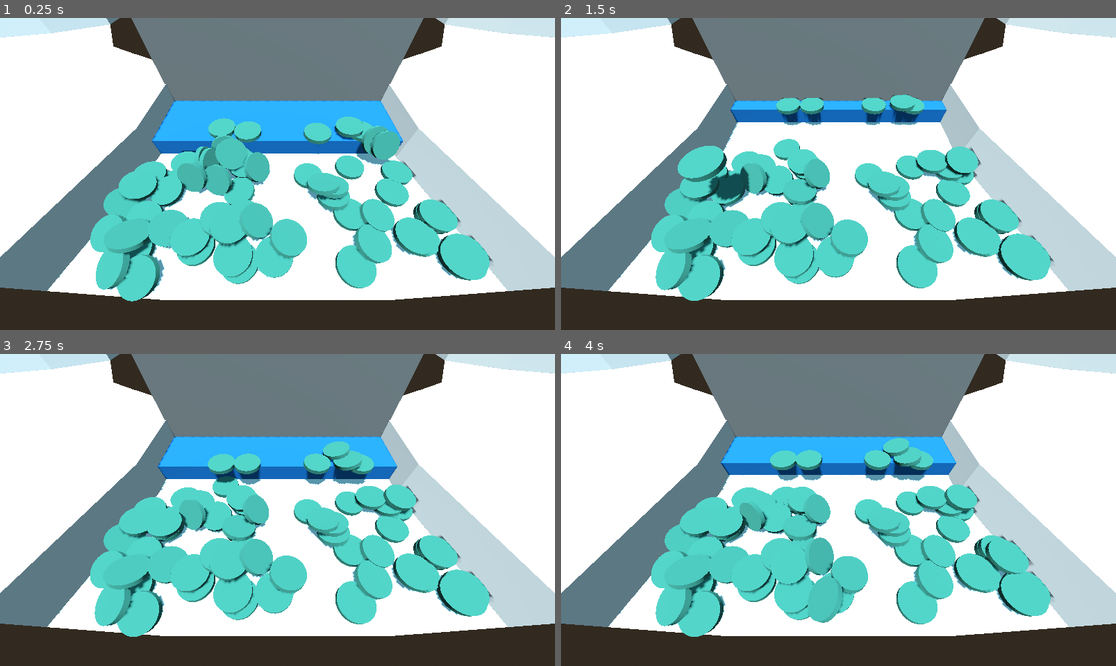
Above: before the commit, frames 1-4 (two rows, left to right).
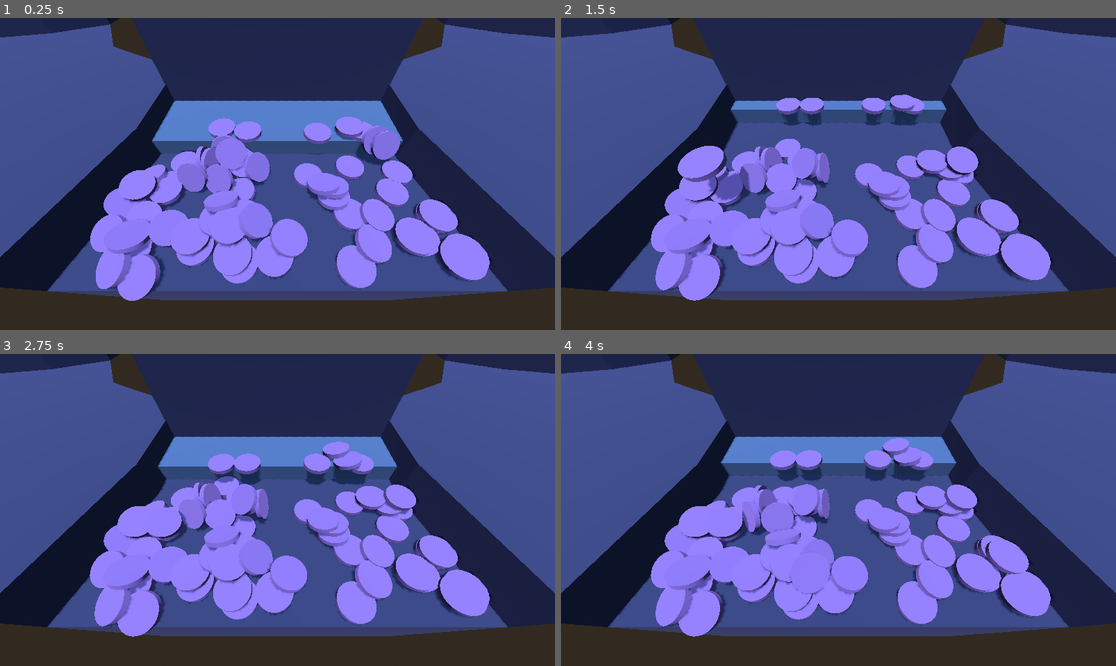
Above: after the commit, the same moments.

Repository: kennethbchen/Coin-Pusher-Game
Game: Godot game, scene res://Game.tscn
Two runs of this game, one before a commit and one after it. Both use one fixed random seed, a clock stepped at 60 frames per second and the inputs below.
Inputs (mouse positions are in pixels of both pictures, inside the frame that each line leads up to):
- Up to frame 1 (0.25 s): no input
- Up to frame 2 (1.5 s): move the mouse to (960, 158) at 0.52 s; press the mouse at (960, 158) at 0.53 s; move the mouse to (727, 189) at 1.27 s; release the mouse at (727, 189) at 1.28 s; click (727, 189) at 1.35 s
- Up to frame 3 (2.75 s): move the mouse to (333, 441) at 2.02 s; press the mouse at (333, 441) at 2.03 s
- Up to frame 4 (4 s): move the mouse to (810, 572) at 2.77 s; release the mouse at (810, 572) at 2.78 s; click (810, 572) at 2.85 s; move the mouse to (1005, 556) at 3.52 s; press the mouse at (1005, 556) at 3.53 s

The runs differ from the first frame. In frame 1, 88% of the frame differs, in the area x 0-100%, y 0-91%; in frame 2, 88%; in frame 3, 88%; in frame 4, 88%.

Commit message:
Changed colors

Diff:
--- a/Game.tscn
+++ b/Game.tscn
@@ -6,6 +6,7 @@
 [ext_resource type="Script" path="res://Scripts/BoxArea.gd" id="3_ly35t"]
 [ext_resource type="Script" path="res://Scripts/Pusher.gd" id="3_usv3y"]
 [ext_resource type="Material" uid="uid://hu2ca8426jj6" path="res://Materials/TestMat2.tres" id="4_blkp5"]
+[ext_resource type="Material" uid="uid://knf57an1tcox" path="res://Materials/TestMat3.tres" id="6_iueic"]
 [ext_resource type="PackedScene" uid="uid://c40s12674ymbj" path="res://Models/CoinPusher/CoinPusher.gltf" id="7_bk6p4"]
 
 [sub_resource type="CameraAttributesPractical" id="CameraAttributesPractical_nub80"]
@@ -68,10 +69,14 @@
 [node name="DirectionalLight3D" type="DirectionalLight3D" parent="Env"]
 transform = Transform3D(0.616086, 0.785814, 0.0541755, 0.0837063, -0.133705, 0.98748, 0.783218, -0.603838, -0.148152, -0.00509369, 8.25412, 0.0035336)
 shadow_enabled = true
+shadow_opacity = 0.83
 
 [node name="Table" type="Node3D" parent="."]
 
 [node name="CoinPusher" parent="Table" instance=ExtResource("7_bk6p4")]
+
+[node name="Machine" parent="Table/CoinPusher" index="0"]
+material_override = ExtResource("6_iueic")
 
 [node name="Pusher" type="AnimatableBody3D" parent="Table"]
 transform = Transform3D(1, 0, 0, 0, 1, 0, 0, 0, 1, 0, 0.156359, -15.5633)
@@ -134,6 +139,7 @@
 
 [node name="MeshInstance3D" type="MeshInstance3D" parent="Table/Colliders/Back"]
 transform = Transform3D(1, 0, 0, 0, 1, 0, 0, 0, 1, 0, 0, 0.465317)
+material_override = ExtResource("6_iueic")
 mesh = SubResource("BoxMesh_eduah")
 
 [node name="Roof" type="StaticBody3D" parent="Table/Colliders"]
@@ -151,4 +157,9 @@
 
 [node name="Tokens" type="Node" parent="."]
 
+[node name="Token" parent="." instance=ExtResource("1_flwpa")]
+transform = Transform3D(1, 0, 0, 0, 1, 0, 0, 0, 1, 1.64923, 1.127, -20.3721)
+
 [connection signal="body_entered" from="BottomHitbox" to="." method="_on_body_fell"]
+
+[editable path="Table/CoinPusher"]
--- a/Materials/TestMat.tres
+++ b/Materials/TestMat.tres
@@ -1,4 +1,4 @@
 [gd_resource type="StandardMaterial3D" format=3 uid="uid://jdclmigjfj0o"]
 
 [resource]
-albedo_color = Color(0.231078, 0.525688, 0.467985, 1)
+albedo_color = Color(0.435294, 0.309804, 0.611765, 1)
--- a/Materials/TestMat2.tres
+++ b/Materials/TestMat2.tres
@@ -1,4 +1,4 @@
 [gd_resource type="StandardMaterial3D" format=3 uid="uid://hu2ca8426jj6"]
 
 [resource]
-albedo_color = Color(0.0823529, 0.435294, 0.729412, 1)
+albedo_color = Color(0.239216, 0.298039, 0.470588, 1)
--- /dev/null
+++ b/Materials/TestMat3.tres
@@ -0,0 +1,4 @@
+[gd_resource type="StandardMaterial3D" format=3 uid="uid://knf57an1tcox"]
+
+[resource]
+albedo_color = Color(0.160784, 0.156863, 0.313726, 1)
--- a/Scenes/Token.tscn
+++ b/Scenes/Token.tscn
@@ -1,10 +1,11 @@
-[gd_scene load_steps=8 format=3 uid="uid://dco6gh876g323"]
+[gd_scene load_steps=9 format=3 uid="uid://dco6gh876g323"]
 
 [ext_resource type="Material" uid="uid://jdclmigjfj0o" path="res://Materials/TestMat.tres" id="1_usiua"]
 [ext_resource type="Script" path="res://Scripts/Token.gd" id="1_y4slo"]
+[ext_resource type="Material" uid="uid://knf57an1tcox" path="res://Materials/TestMat3.tres" id="2_0xjkx"]
 
 [sub_resource type="CylinderMesh" id="CylinderMesh_11f54"]
-material = ExtResource("1_usiua")
+material = ExtResource("2_0xjkx")
 height = 0.15
 
 [sub_resource type="BoxShape3D" id="BoxShape3D_3j24m"]
@@ -22,9 +23,11 @@
 [node name="Token" type="RigidBody3D"]
 mass = 0.01
 continuous_cd = true
+linear_velocity = Vector3(0, -5, 0)
 script = ExtResource("1_y4slo")
 
 [node name="MeshInstance3D" type="MeshInstance3D" parent="."]
+material_override = ExtResource("1_usiua")
 mesh = SubResource("CylinderMesh_11f54")
 
 [node name="@@42000" type="CollisionShape3D" parent="."]
Not shown: 1 places in Game.tscn that only renumber resources
